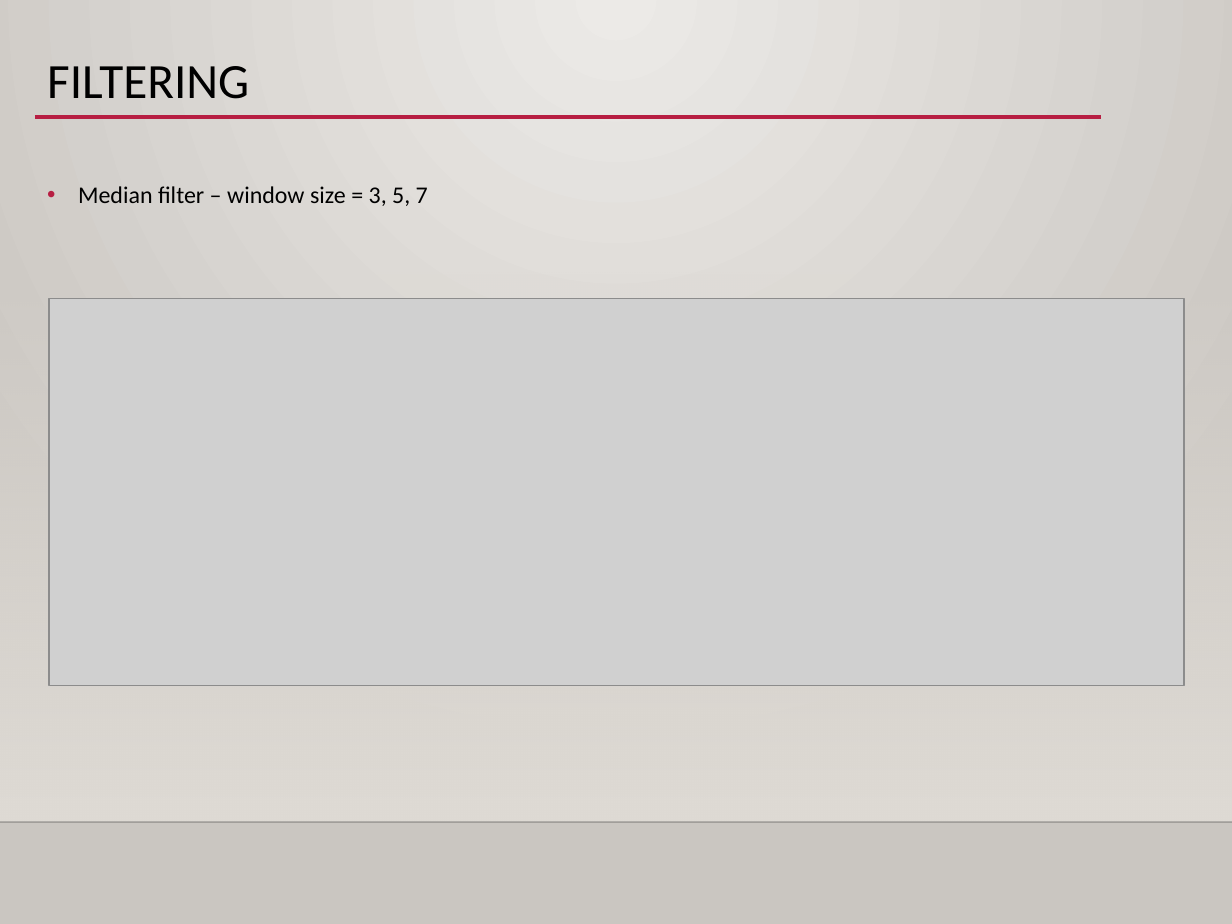
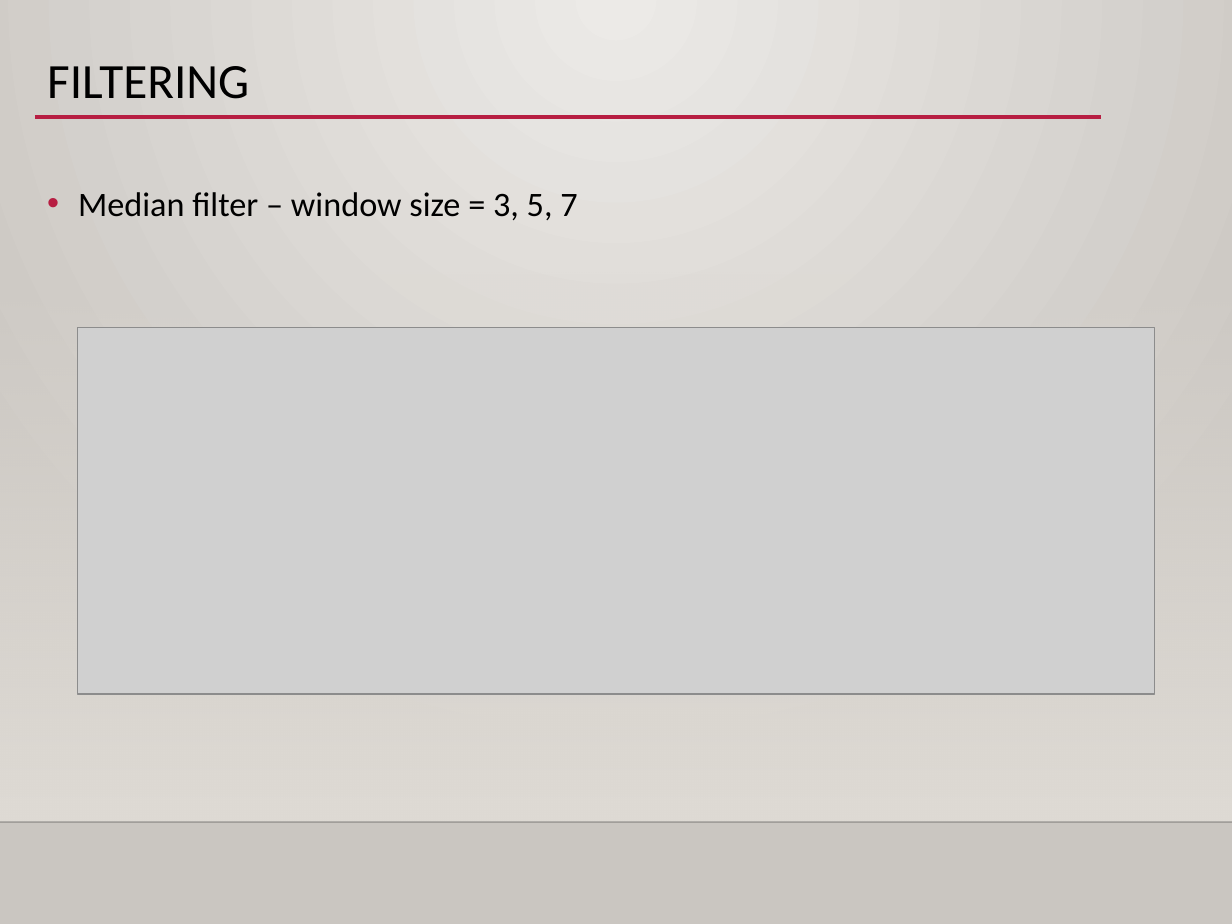
Before and after one commit to jelee2498/SDS, a slide deck: slide 11 of Day1/ex1-4_filters/ex1-4_filters.pptx (slide 10 before the commit). Drawn at 1232x924 pixels with LibreOffice and Linux fonts; fonts in the diff are those of the drawing; grey boxes stand for pictures; background and template pictures are left out. Boxes give left, top, right and bottom in pixels: in the first picture for what was removed or moved away, otherwise in the second. Text is boxed around its words. In the diff, an @@ line names an element or a change of style, - is before the commit and + after.

```diff
--- a/Day1/ex1-4_filters/ex1-4_filters.pptx
+++ b/Day1/ex1-4_filters/ex1-4_filters.pptx
@@ text "Median filter – window size ..." at (78,192,577,220): size 14 to 20 pt @@
@@ picture: place and size @@
-picture at (49,298,1184,685)
+picture at (78,328,1154,694)
```
Also in this commit, not shown: 7 other slides changed, 9 slides added, 7 slides removed, 13 other files.
